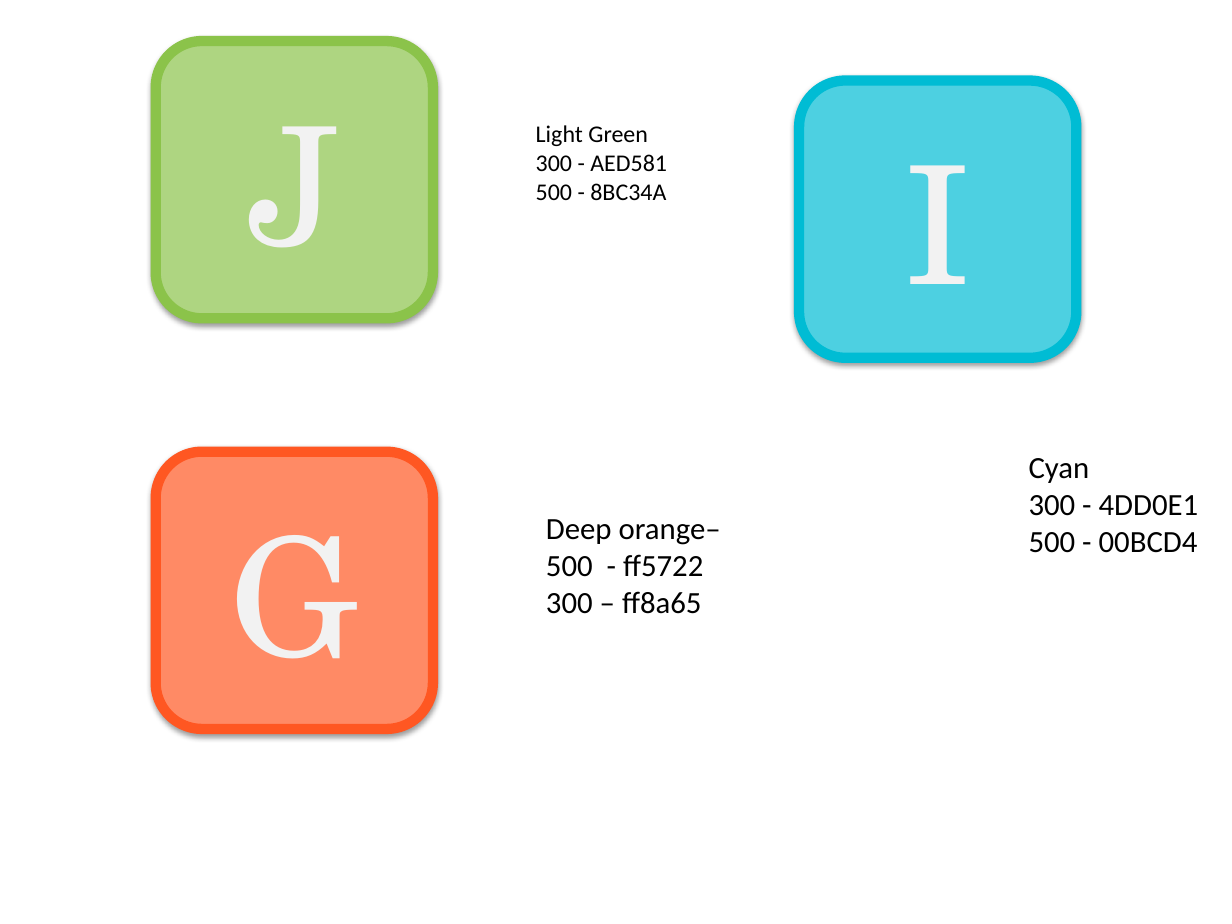
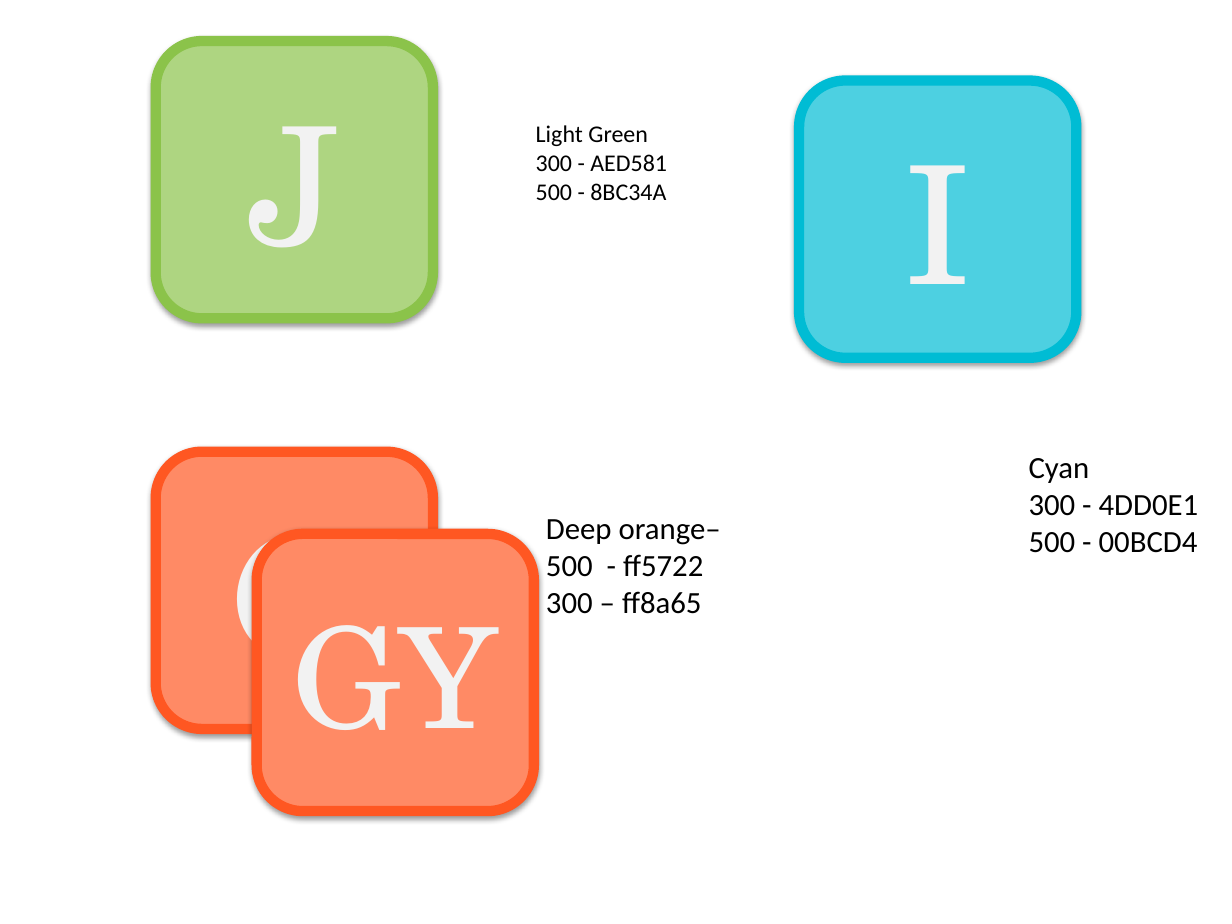
Before and after one commit to lemuelinchrist/hymnsforandroid, a slide deck: slide 4 of docs/HymnIcons.pptx. Drawn at 1232x924 pixels with LibreOffice and Linux fonts; fonts in the diff are those of the drawing. Boxes give left, top, right and bottom in pixels: in the first picture for what was removed or moved away, otherwise in the second. Text is boxed around its words. In the diff, an @@ line names an element or a change of style, - is before the commit and + after.

```diff
--- a/docs/HymnIcons.pptx
+++ b/docs/HymnIcons.pptx
@@ rounded rectangle added at (256, 533, 533, 811), fill #FF8A65, outline #FF5722 6 pt, 81.6 pt, text #F2F2F2 @@
+GY
```
Also in this commit, not shown: 1 other slide changed, 3 other files.
